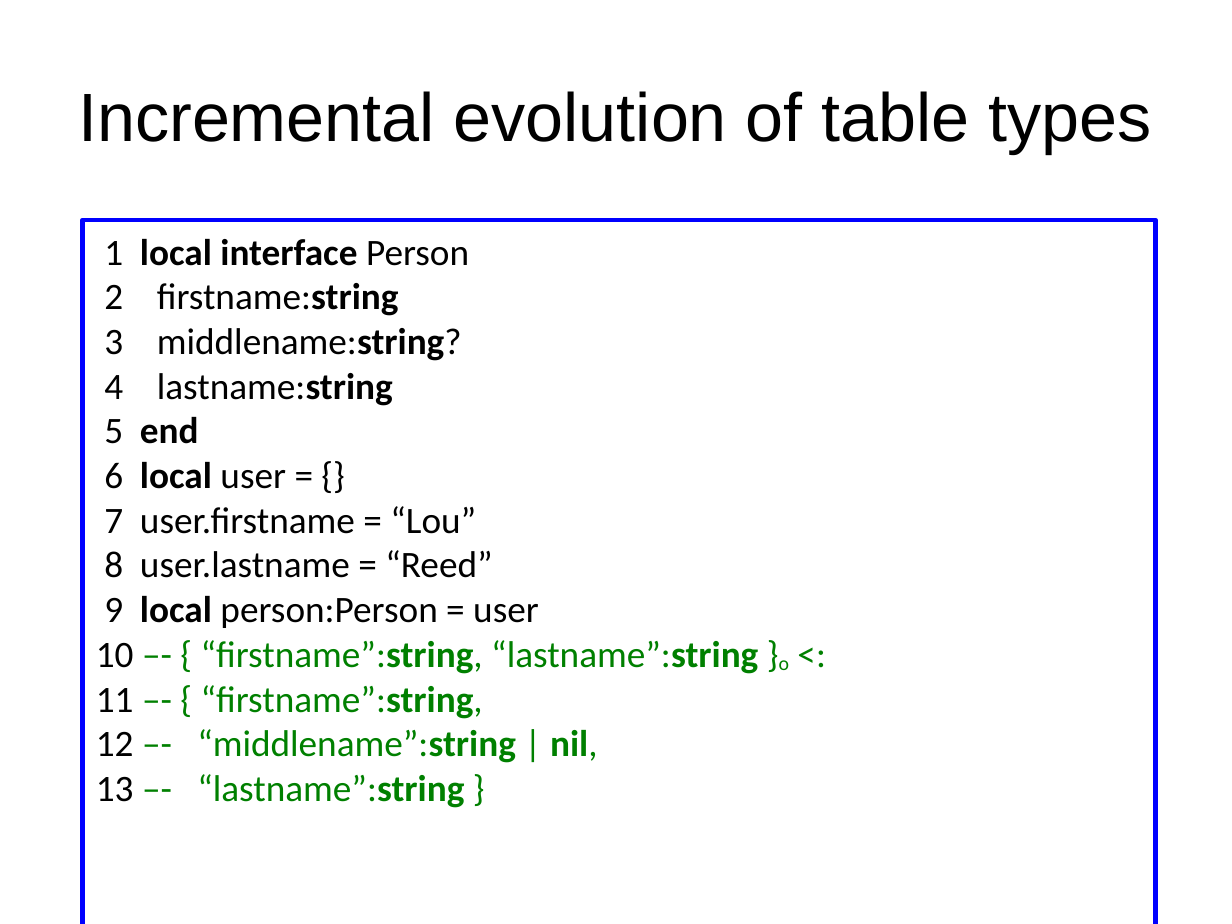
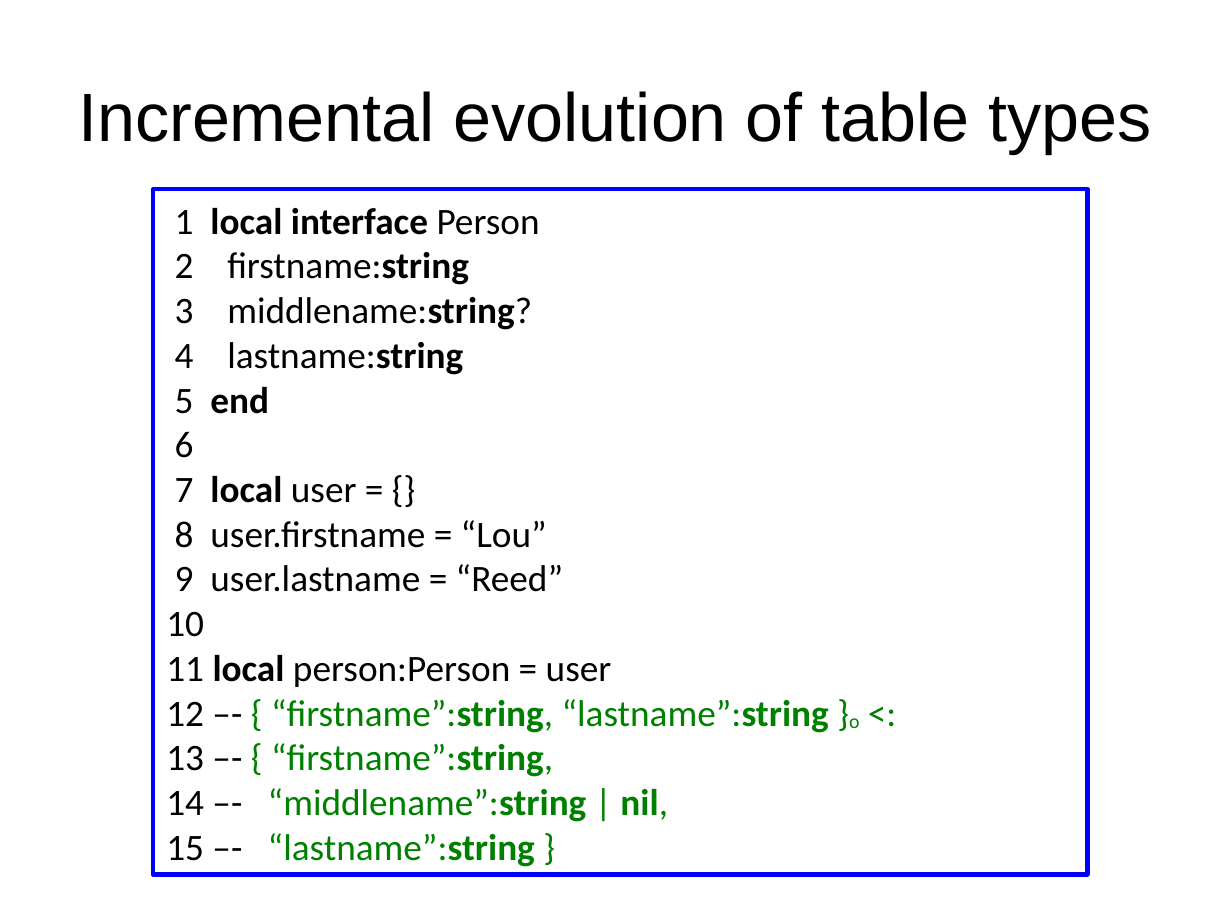
Before and after one commit to andremm/typedlua, a slide deck: slide 27 of doc/slides/dyla2014.odp (slide 26 before the commit). Drawn at 1232x924 pixels with LibreOffice and Linux fonts; fonts in the diff are those of the drawing. Boxes give left, top, right and bottom in pixels: in the first picture for what was removed or moved away, otherwise in the second. Text is boxed around its words. In the diff, an @@ line names an element or a change of style, - is before the commit and + after.

Commit message:
Cosmetic changes to the first version of the slides for Dyla 2014

```diff
--- a/doc/slides/dyla2014.odp
+++ b/doc/slides/dyla2014.odp
@@ rectangle "1 local interface Person": place and size @@
-rectangle "1 local interface Person" at (83,220,1156,924)
+rectangle "1 local interface Person" at (153,189,1088,874)
@@ text in rectangle at (166,431,859,867): text changed @@
-6 local user = {}
-7 user.firstname = “Lou”
-8 user.lastname = “Reed”
-9 local person:Person = user
-10 –- { “firstname”:string, “lastname”:string }o <:
-11 –- { “firstname”:string,
-12 –- “middlename”:string | nil,
-13 –- “lastname”:string }
+6
+7 local user = {}
+8 user.firstname = “Lou”
+9 user.lastname = “Reed”
+10
+11 local person:Person = user
+12 –- { “firstname”:string, “lastname”:string }o <:
+13 –- { “firstname”:string,
+14 –- “middlename”:string | nil,
+15 –- “lastname”:string }
```
Also in this commit, not shown: 20 other slides changed, 1 slide added.
